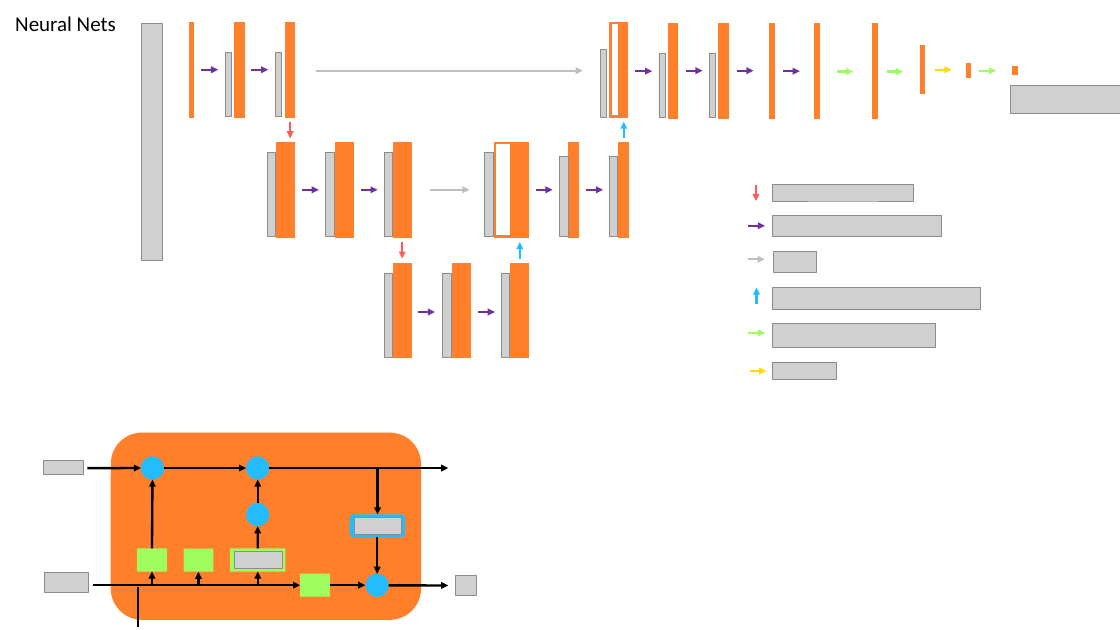
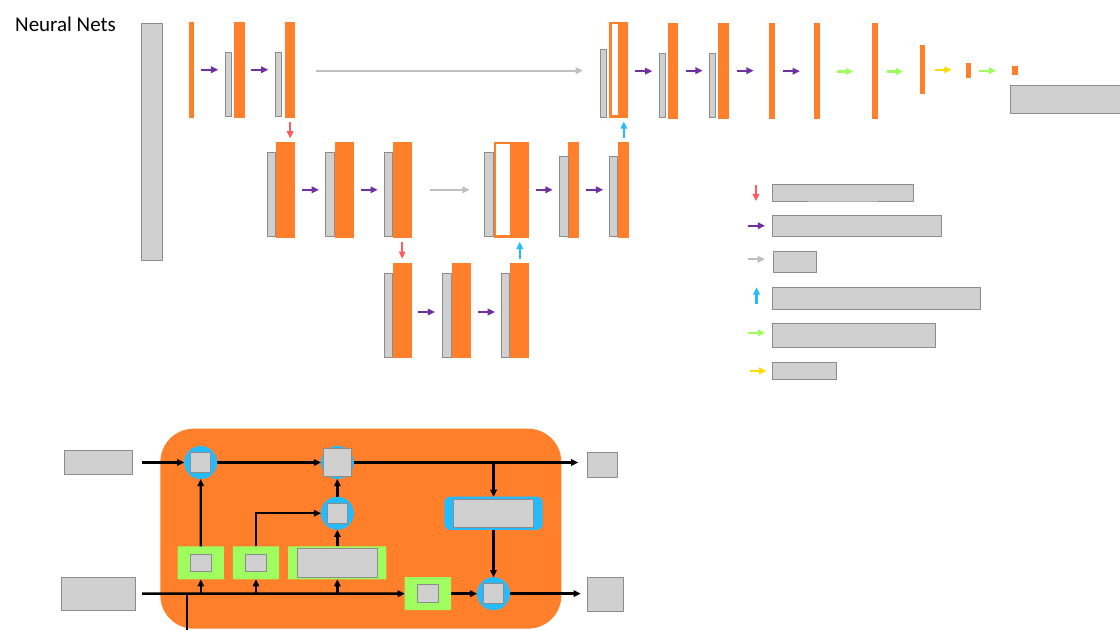
Before and after one commit to mhubii/masters_thesis, a slide deck: slide 12 of windows/masters_thesis_imgs.pptx. Drawn at 1120x630 pixels with LibreOffice and Linux fonts; fonts in the diff are those of the drawing; grey boxes stand for pictures; background and template pictures are left out. Boxes give left, top, right and bottom in pixels: in the first picture for what was removed or moved away, otherwise in the second. Text is boxed around its words. In the diff, an @@ line names an element or a change of style, - is before the commit and + after.

```diff
--- a/windows/masters_thesis_imgs.pptx
+++ b/windows/masters_thesis_imgs.pptx
@@ rounded rectangle resized from (x1=111, y1=433, x2=421, y2=620) to (x1=160, y1=429, x2=561, y2=628) @@
@@ ellipse resized from (x1=141, y1=456, x2=165, y2=480) to (x1=184, y1=446, x2=217, y2=479) @@
@@ ellipse resized from (x1=246, y1=456, x2=270, y2=480) to (x1=321, y1=446, x2=354, y2=479) @@
@@ picture resized from (x1=43, y1=460, x2=83, y2=475) to (x1=65, y1=450, x2=133, y2=474) @@
@@ arrow moved from (87, 468) - (141, 468) to (142, 463) - (184, 463) @@
@@ arrow moved from (152, 549) - (153, 480) to (201, 557) - (201, 479) @@
@@ arrow moved from (164, 468) - (246, 468) to (218, 463) - (321, 463) @@
@@ arrow moved from (258, 503) - (258, 480) to (338, 497) - (338, 479) @@
@@ arrow moved from (270, 468) - (449, 468) to (354, 463) - (578, 463) @@
@@ arrow moved from (377, 469) - (377, 514) to (494, 463) - (494, 497) @@
@@ ellipse resized from (x1=246, y1=503, x2=270, y2=527) to (x1=321, y1=497, x2=354, y2=529) @@
@@ rounded rectangle resized from (x1=350, y1=514, x2=405, y2=537) to (x1=444, y1=497, x2=543, y2=529) @@
@@ picture resized from (x1=355, y1=518, x2=402, y2=534) to (x1=454, y1=499, x2=534, y2=528) @@
@@ group added at (x1=190, y1=449, x2=618, y2=610): 8 pictures, 1 rectangle, 1 elbow arrow @@
@@ arrow moved from (258, 549) - (258, 527) to (338, 546) - (338, 530) @@
@@ arrow moved from (377, 538) - (377, 574) to (494, 530) - (494, 577) @@
@@ rectangle removed at (x1=137, y1=549, x2=167, y2=572) @@
@@ rectangle resized from (x1=183, y1=549, x2=213, y2=572) to (x1=177, y1=546, x2=223, y2=579) @@
@@ rectangle resized from (x1=230, y1=549, x2=286, y2=572) to (x1=233, y1=546, x2=279, y2=579) @@
@@ rectangle resized from (x1=300, y1=574, x2=330, y2=597) to (x1=288, y1=546, x2=386, y2=579) @@
@@ picture resized from (x1=234, y1=551, x2=282, y2=568) to (x1=297, y1=549, x2=377, y2=577) @@
@@ picture resized from (x1=45, y1=573, x2=88, y2=593) to (x1=61, y1=577, x2=135, y2=611) @@
@@ arrow moved from (93, 586) - (300, 586) to (142, 594) - (405, 594) @@
@@ line moved from (138, 627) - (138, 587) to (187, 630) - (187, 594) @@
@@ arrow moved from (198, 586) - (198, 572) to (201, 594) - (201, 580) @@
@@ arrow moved from (258, 586) - (258, 571) to (256, 594) - (256, 580) @@
@@ arrow moved from (152, 586) - (152, 571) to (338, 594) - (338, 580) @@
@@ arrow moved from (330, 586) - (365, 586) to (451, 594) - (477, 594) @@
@@ ellipse resized from (x1=365, y1=574, x2=389, y2=597) to (x1=477, y1=577, x2=510, y2=610) @@
@@ arrow moved from (389, 586) - (449, 586) to (510, 594) - (581, 594) @@
@@ picture resized from (x1=455, y1=576, x2=476, y2=596) to (x1=588, y1=577, x2=624, y2=611) @@
```
Also in this commit, not shown: 1 other slide changed, 3 other files.
